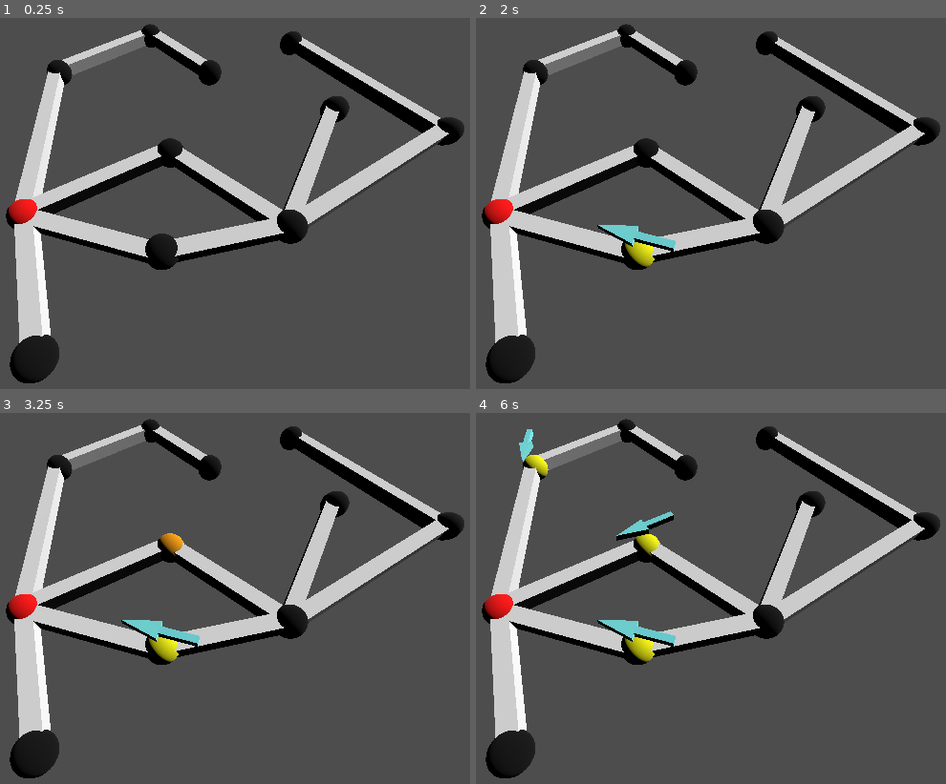
Above: before the commit, frames 1-4 (two rows, left to right).
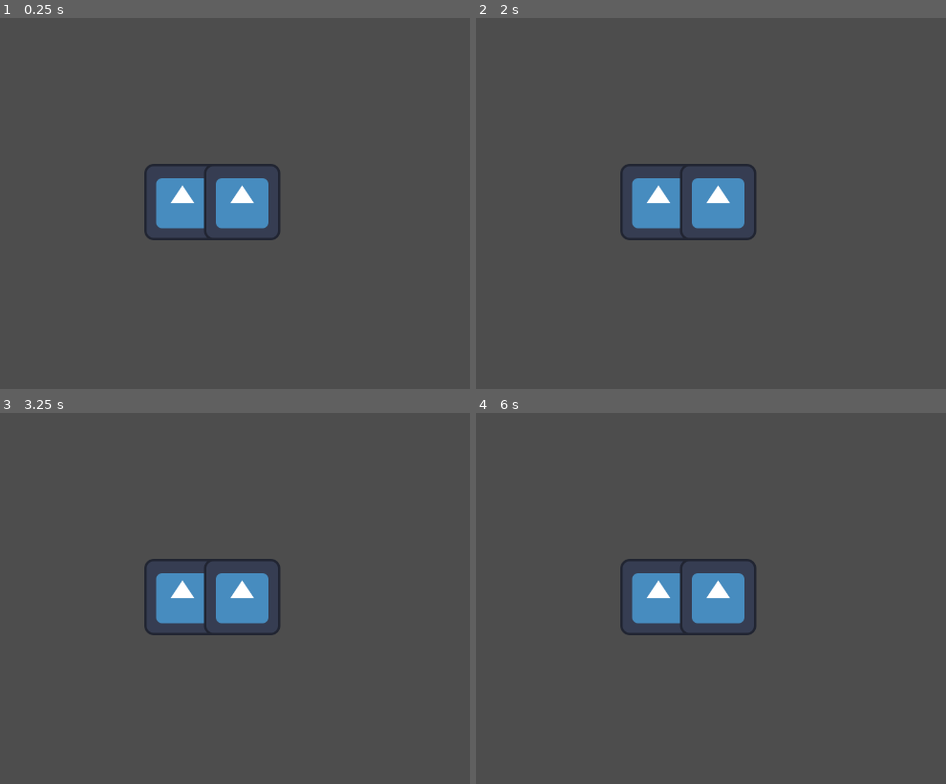
Above: after the commit, the same moments.

Repository: NotYetTerminal/Interactive-Map-SETU-Carlow
Game: Godot game, scene res://root.tscn
Two runs of this game, one before a commit and one after it. Both use one fixed random seed, a clock stepped at 60 frames per second and the inputs below. Before the commit the project starts from res://a-star-pathfinding/pathfinding_root.tscn. The engine's default icon, where the game draws it, is replaced by a stand-in: a white triangle on a blue panel in a dark square.
Inputs (mouse positions are in pixels of both pictures, inside the frame that each line leads up to):
- Up to frame 1 (0.25 s): no input
- Up to frame 2 (2 s): tap Enter at 0.5 s; move the mouse to (828, 181) at 0.52 s; click (828, 181) at 0.67 s; tap Space at 1.25 s; drag from (504, 222) to (621, 288) at 1.27 s
- Up to frame 3 (3.25 s): move the mouse to (258, 502) at 2.02 s; click (258, 502) at 2.17 s; tap Enter at 2.75 s; drag from (145, 683) to (outside the picture) at 2.77 s
- Up to frame 4 (6 s): tap Space at 3.5, 5 s; move the mouse to (889, 661) at 3.52 s; click (889, 661) at 3.67 s; tap Enter at 4.25 s; drag from (outside the picture) to (541, 490) at 4.27 s; move the mouse to (696, 598) at 5.02 s; click (696, 598) at 5.17 s; drag from (541, 490) to (504, 617) at 5.77 s

The runs differ from the first frame. In frame 1, 22% of the frame differs, in the area x 1-99%, y 1-99%; in frame 2, 22%; in frame 3, 22%; in frame 4, 22%.

Commit message:
Move scenes around

Diff:
--- a/interactive-map-of-setu-carlow/camera/camera_movement.tscn
+++ b/interactive-map-of-setu-carlow/camera/camera_control.tscn
@@ -1,17 +1,15 @@
-[gd_scene load_steps=4 format=3 uid="uid://cw3ckcw5hitqd"]
+[gd_scene load_steps=3 format=3 uid="uid://cw3ckcw5hitqd"]
 
-[ext_resource type="Script" path="res://camera/camera_2d.gd" id="1_c3ee0"]
-[ext_resource type="Script" path="res://firebase/firebase_connector.gd" id="1_gja6r"]
-[ext_resource type="Texture2D" uid="uid://ymuuc1vrwqmv" path="res://icon.svg" id="2_a6346"]
+[ext_resource type="Script" path="res://camera/camera_2d.gd" id="1_x54km"]
+[ext_resource type="Texture2D" uid="uid://ymuuc1vrwqmv" path="res://icon.svg" id="2_lkuxl"]
 
-[node name="Control" type="Control"]
+[node name="CameraControl" type="Control"]
 layout_mode = 3
 anchors_preset = 15
 anchor_right = 1.0
 anchor_bottom = 1.0
 grow_horizontal = 2
 grow_vertical = 2
-script = ExtResource("1_gja6r")
 
 [node name="SubViewportContainer" type="SubViewportContainer" parent="."]
 layout_mode = 1
@@ -32,12 +30,12 @@
 position = Vector2(640, 360)
 
 [node name="Camera2D" type="Camera2D" parent="SubViewportContainer/SubViewport/Center"]
-script = ExtResource("1_c3ee0")
+script = ExtResource("1_x54km")
 
 [node name="Sprite2D" type="Sprite2D" parent="SubViewportContainer/SubViewport/Center"]
-visibility_layer = 2
-texture = ExtResource("2_a6346")
+texture = ExtResource("2_lkuxl")
 
 [node name="Sprite2D2" type="Sprite2D" parent="SubViewportContainer/SubViewport/Center"]
+visibility_layer = 2
 position = Vector2(100, 0)
-texture = ExtResource("2_a6346")
+texture = ExtResource("2_lkuxl")
--- a/interactive-map-of-setu-carlow/project.godot
+++ b/interactive-map-of-setu-carlow/project.godot
@@ -11,7 +11,7 @@
 [application]
 
 config/name="Interactive Map of SETU Carlow"
-run/main_scene="res://a-star-pathfinding/pathfinding_root.tscn"
+run/main_scene="res://root.tscn"
 config/features=PackedStringArray("4.3", "GL Compatibility")
 config/icon="res://icon.svg"
 
--- /dev/null
+++ b/interactive-map-of-setu-carlow/root.tscn
@@ -0,0 +1,18 @@
+[gd_scene load_steps=3 format=3 uid="uid://c632xxyai4jm5"]
+
+[ext_resource type="Script" path="res://firebase/firebase_connector.gd" id="1_jrn7t"]
+[ext_resource type="PackedScene" uid="uid://cw3ckcw5hitqd" path="res://camera/camera_control.tscn" id="2_moq8d"]
+
+[node name="Root" type="Control"]
+layout_mode = 3
+anchors_preset = 15
+anchor_right = 1.0
+anchor_bottom = 1.0
+grow_horizontal = 2
+grow_vertical = 2
+
+[node name="FirebaseConnector" type="Node" parent="."]
+script = ExtResource("1_jrn7t")
+
+[node name="CameraControl" parent="." instance=ExtResource("2_moq8d")]
+layout_mode = 1
